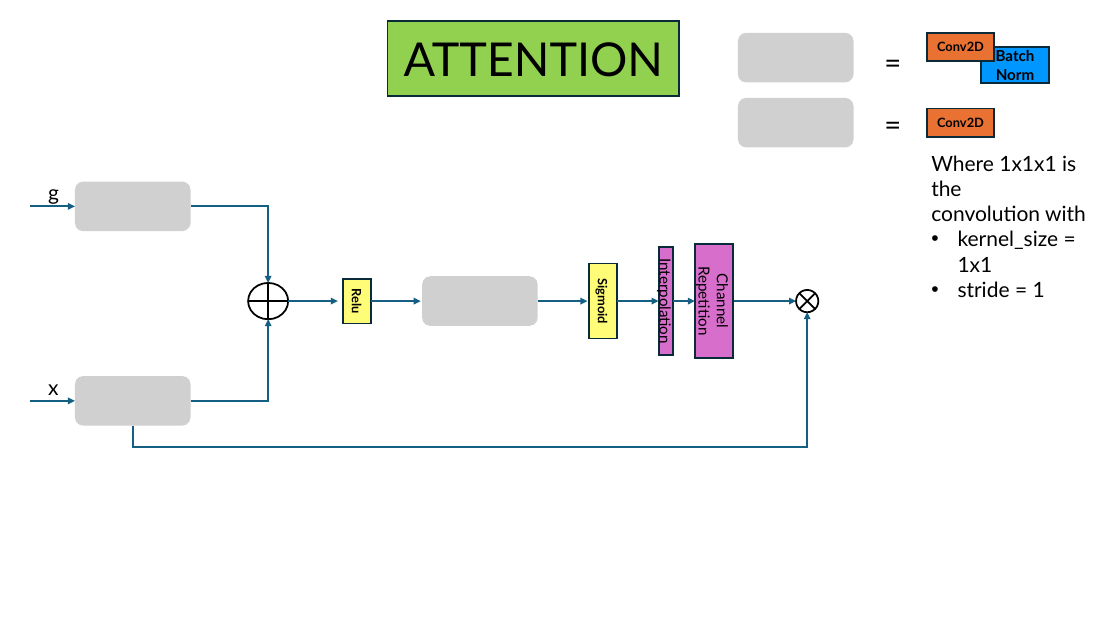
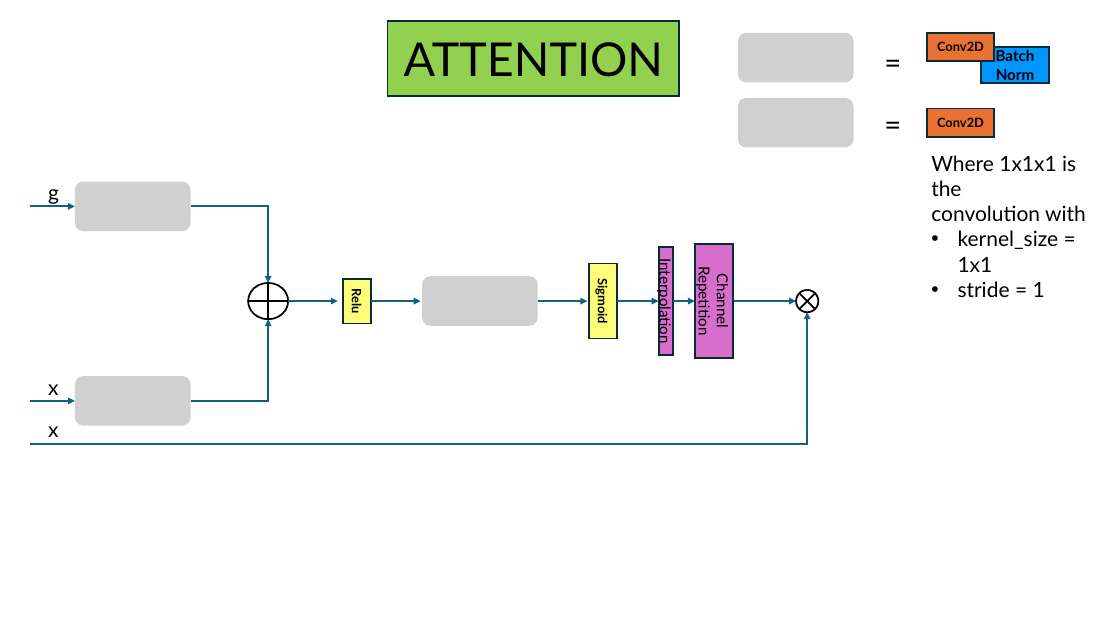
Before and after one commit to AdrianoEttari/DiffusionRemoteSensing, a slide deck: slide 5 of models_representation.pptx. Drawn at 1120x630 pixels with LibreOffice and Linux fonts; fonts in the diff are those of the drawing; grey boxes stand for pictures. Boxes give left, top, right and bottom in pixels: in the first picture for what was removed or moved away, otherwise in the second. Text is boxed around its words. In the diff, an @@ line names an element or a change of style, - is before the commit and + after.

```diff
--- a/models_representation.pptx
+++ b/models_representation.pptx
@@ elbow arrow moved from (133, 426) - (807, 313) to (29, 444) - (807, 313) @@
@@ text added at <box>48,426,58,437</box>, 18 pt, text #000000 @@
+x
```
Also in this commit, not shown: 1 other slide changed, 3 slides added, 1 slide removed.
